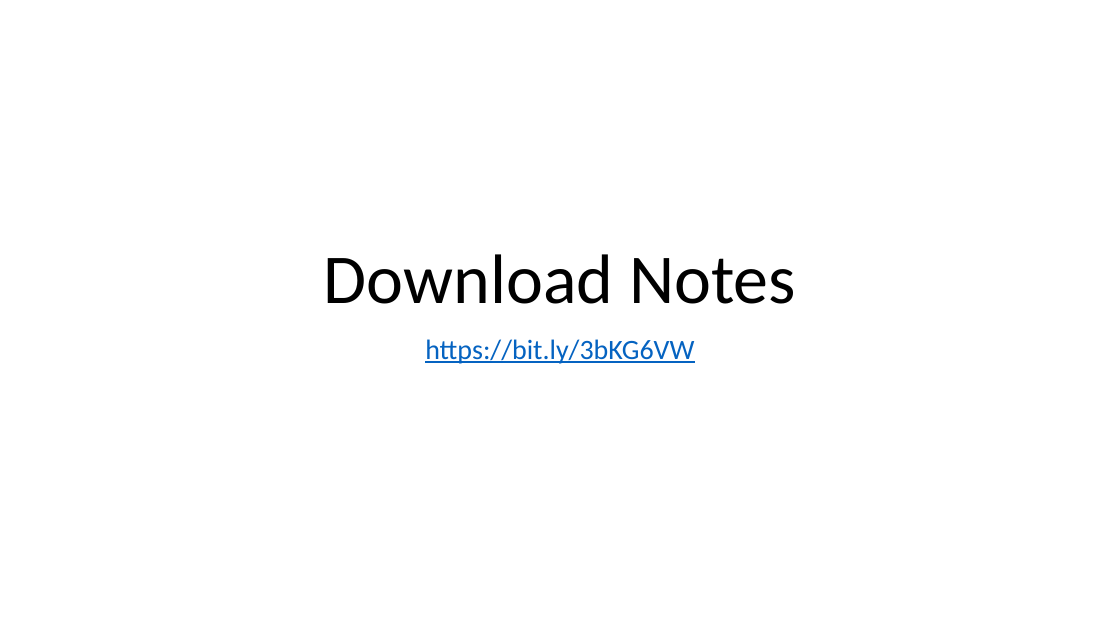
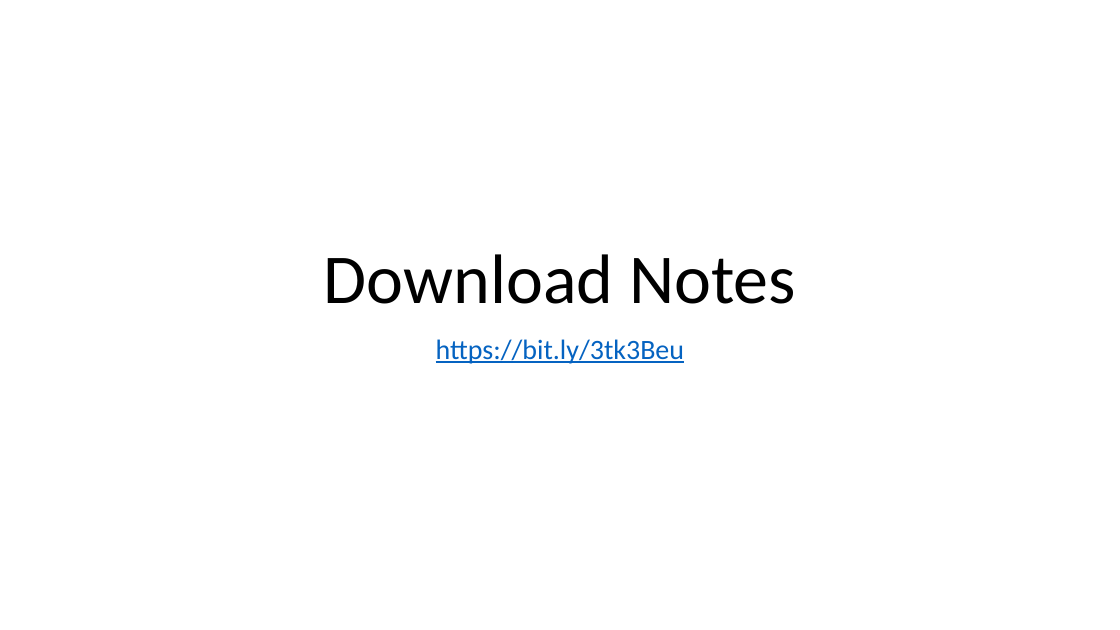
Before and after one commit to Keniajin/Introduction-to-R-short-course-, a slide deck: slide 1 of Download Notes.pptx. Drawn at 1120x630 pixels with LibreOffice and Linux fonts; fonts in the diff are those of the drawing. Boxes give left, top, right and bottom in pixels: in the first picture for what was removed or moved away, otherwise in the second. Text is boxed around its words. In the diff, an @@ line names an element or a change of style, - is before the commit and + after.

Commit message:
added download link

```diff
--- a/Download Notes.pptx
+++ b/Download Notes.pptx
@@ subtitle at [436,339,685,364]: text changed @@
-https://bit.ly/3bKG6VW
+https://bit.ly/3tk3Beu
```
Also in this commit, not shown: 1 other file.
